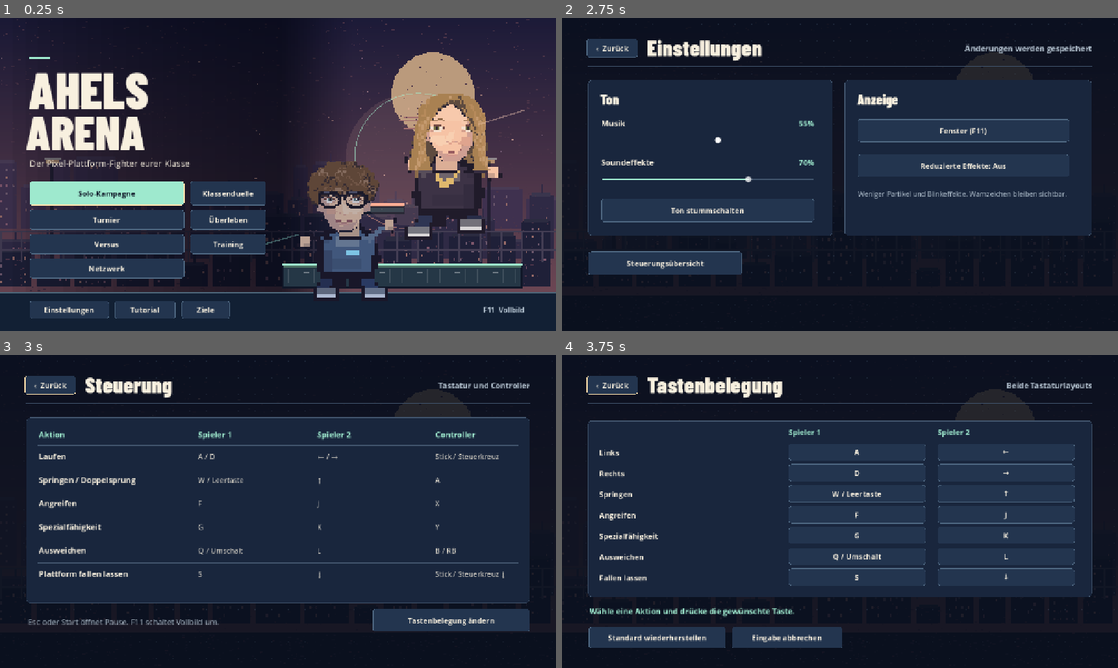
Above: before the commit, frames 1-4 (two rows, left to right).
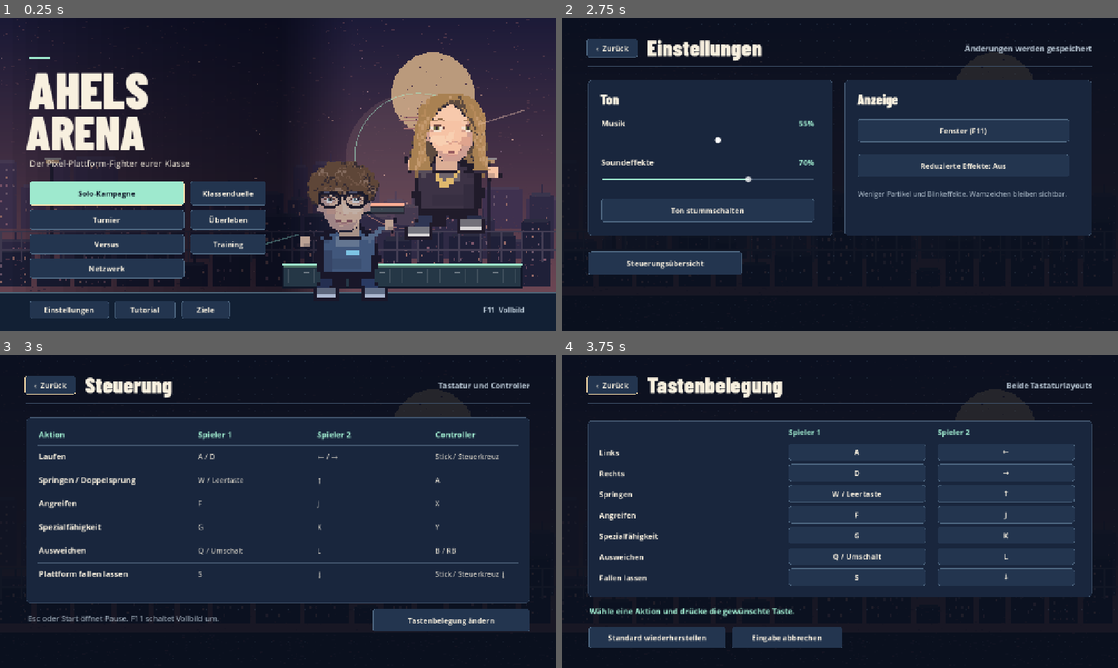
Above: after the commit, the same moments.

Repository: AHELS-Spiel/ahels-spiel
Game: Godot game, scene res://Main.tscn
The game is run twice, just before and just after one commit, with the same random seed, the same clock (stepped at 60 frames per second) and the same inputs.
Inputs:
- Up to frame 1 (0.25 s): no input
- Up to frame 2 (2.75 s): click "Klassenduelle" at 0.5 s; click "‹ Zurück" at 1.25 s; click "Einstellungen" at 2 s
- Up to frame 3 (3 s): click "Steuerungsübersicht" at 2.75 s
- Up to frame 4 (3.75 s): click "Tastenbelegung ändern" at 3.5 s

Frames 1-2 are identical in both runs. In frame 3, 0.5% of the frame differs, in the area x 5-40%, y 83-87%; in frame 4, nothing differs.

Commit message:
Trigger class voices from conflict-free keyboard shortcuts

Diff:
--- a/codex/ahels-spiel-referenz/project.godot
+++ b/codex/ahels-spiel-referenz/project.godot
@@ -2,7 +2,7 @@
 
 [application]
 config/name="AHELS Arena"
-config/version="5.1"
+config/version="5.2"
 run/main_scene="res://Main.tscn"
 config/features=PackedStringArray("4.6", "GL Compatibility")
 config/icon="res://assets/icon.png"
--- a/codex/ahels-spiel-referenz/src/arena_keys.gd
+++ b/codex/ahels-spiel-referenz/src/arena_keys.gd
@@ -7,6 +7,11 @@
 ]
 const ACTION_NAMES := ["Links", "Rechts", "Springen", "Angreifen", "Spezialfähigkeit", "Ausweichen", "Fallen lassen"]
 const RESERVED := [KEY_ESCAPE, KEY_TAB, KEY_ENTER, KEY_KP_ENTER, KEY_F11, KEY_R, KEY_F2]
+const VOICE_CANDIDATES := [
+	KEY_F3, KEY_F4, KEY_F5, KEY_F6, KEY_F7, KEY_F8, KEY_F9, KEY_F10, KEY_F12,
+	KEY_V, KEY_B, KEY_M, KEY_N, KEY_C, KEY_X, KEY_Z, KEY_Y, KEY_U, KEY_I, KEY_O, KEY_P,
+	KEY_H, KEY_T, KEY_E, KEY_W, KEY_A, KEY_S, KEY_D, KEY_F, KEY_G, KEY_J, KEY_K, KEY_L, KEY_Q,
+]
 
 var layouts: Array = DEFAULTS.duplicate(true)
 
@@ -44,27 +49,40 @@
 	return ""
 
 
+func voice_shortcuts() -> Array[int]:
+	var keys: Array[int] = []
+	for key: int in VOICE_CANDIDATES:
+		if conflict(key, Vector2i(-1, -1)).is_empty():
+			keys.append(key)
+			if keys.size() == 2:
+				break
+	return keys
+
+
+func key_caption(key: int) -> String:
+	var display_key := key
+	if DisplayServer.get_name() != "headless":
+		var translated := DisplayServer.keyboard_get_keycode_from_physical(key)
+		if translated != KEY_NONE:
+			display_key = translated
+	match display_key:
+		KEY_SPACE:
+			return "Leertaste"
+		KEY_SHIFT:
+			return "Umschalt"
+		KEY_LEFT:
+			return "←"
+		KEY_RIGHT:
+			return "→"
+		KEY_UP:
+			return "↑"
+		KEY_DOWN:
+			return "↓"
+	return OS.get_keycode_string(display_key)
+
+
 func caption(player: int, action: int) -> String:
 	var names := PackedStringArray()
 	for key: int in layouts[player][action]:
-		var display_key := key
-		if DisplayServer.get_name() != "headless":
-			var translated := DisplayServer.keyboard_get_keycode_from_physical(key)
-			if translated != KEY_NONE:
-				display_key = translated
-		match display_key:
-			KEY_SPACE:
-				names.append("Leertaste")
-			KEY_SHIFT:
-				names.append("Umschalt")
-			KEY_LEFT:
-				names.append("←")
-			KEY_RIGHT:
-				names.append("→")
-			KEY_UP:
-				names.append("↑")
-			KEY_DOWN:
-				names.append("↓")
-			_:
-				names.append(OS.get_keycode_string(display_key))
+		names.append(key_caption(key))
 	return " / ".join(names)
--- a/codex/ahels-spiel-referenz/src/arena_view.gd
+++ b/codex/ahels-spiel-referenz/src/arena_view.gd
@@ -44,11 +44,22 @@
 var previous_state: ArenaBout
 var spotlight_id := -1
 var spotlight_until := 0.0
-
-
-func show_spotlight(id: int, seconds: float) -> void:
+var spotlight_caption := ""
+var voice_hint := ""
+var voice_status := ""
+var voice_status_until := 0.0
+
+
+func show_spotlight(id: int, seconds: float, caption: String = "") -> void:
 	spotlight_id = id
 	spotlight_until = clock + seconds
+	spotlight_caption = caption
+	voice_status_until = 0.0
+
+
+func show_voice_status(message: String) -> void:
+	voice_status = message
+	voice_status_until = clock + 1.7
 
 
 
@@ -141,6 +152,8 @@
 		draw_lesson()
 	elif bout.mode == "practice":
 		draw_practice()
+	if not voice_hint.is_empty() and bout.winner == ArenaBout.ONGOING:
+		draw_voice_prompt()
 	if bout.starts_in > 0.0:
 		draw_countdown()
 
@@ -360,8 +373,18 @@
 	draw_rect(area, Color("#162036"))
 	draw_rect(Rect2(area.position, Vector2(3, area.size.y)), accent)
 	draw_texture_rect(catalog.portraits[spotlight_id], Rect2(489, 120, 34, 37), false)
-	var caption: String = "%s · %s" % [fighter["name"], profile["callout"]]
+	var action := spotlight_caption if not spotlight_caption.is_empty() else String(profile["callout"])
+	var caption: String = "%s · %s" % [fighter["name"], action]
 	draw_string(BOLD, Vector2(532, 145), caption, HORIZONTAL_ALIGNMENT_LEFT, 258, 16, PAPER)
+
+
+func draw_voice_prompt() -> void:
+	var area := Rect2(22, 656, 286, 49)
+	draw_rect(area, Color("#101728"))
+	var active_status := clock < voice_status_until
+	draw_string(BOLD, Vector2(34, 675), "KLASSENSTIMMEN", HORIZONTAL_ALIGNMENT_LEFT, 262, 11, MINT)
+	draw_string(BOLD, Vector2(34, 693), voice_status if active_status else voice_hint,
+		HORIZONTAL_ALIGNMENT_LEFT, 262, 14, PAPER)
 
 
 func draw_status(index: int) -> void:
--- a/codex/ahels-spiel-referenz/src/bout.gd
+++ b/codex/ahels-spiel-referenz/src/bout.gd
@@ -755,7 +755,7 @@
 		sound_id = state["si"]
 		audio_queue.append(state["ls"])
 	var cue_id: int = state.get("ci", 0)
-	if cue_id != spotlight_serial:
+	if cue_id > spotlight_serial:
 		spotlight_serial = cue_id
 		spotlight_fighter = state.get("cf", -1)
 		if spotlight_fighter >= 0:
--- a/codex/ahels-spiel-referenz/src/main.gd
+++ b/codex/ahels-spiel-referenz/src/main.gd
@@ -84,6 +84,8 @@
 var voice_streams: Dictionary = {}
 var voices_enabled := true
 var last_voice_ms := -10000
+var match_voice_keys: Array[int] = []
+var match_voice_ids: Array[int] = []
 var track := ""
 var effects: Dictionary = {}
 var muted := false
@@ -324,16 +326,55 @@
 		player.play()
 
 
-func play_class_voice(id: int, preview: bool = false) -> void:
+func play_class_voice(id: int) -> bool:
 	if muted or quitting or DisplayServer.get_name() == "headless" or not voice_streams.has(id):
-		return
-	var now := Time.get_ticks_msec()
-	if not preview and (not voices_enabled or voice.playing or now - last_voice_ms < 5500):
-		return
+		return false
+	voice.stop()
 	voice.stream = voice_streams[id]
 	voice.play()
 	apply_music_level()
-	last_voice_ms = now
+	last_voice_ms = Time.get_ticks_msec()
+	return true
+
+
+func refresh_match_voice_controls() -> void:
+	match_voice_keys = keyboard.voice_shortcuts()
+	match_voice_ids.clear()
+	view.voice_hint = ""
+	if bout.mode == "training":
+		return
+	var local_slot := 1 if bout.mode == "network" and not link.hosting else 0
+	for slot in [local_slot, 1 - local_slot]:
+		if slot >= bout.fighters.size():
+			continue
+		var id: int = bout.fighters[slot].id
+		if voice_streams.has(id) and id not in match_voice_ids:
+			match_voice_ids.append(id)
+	var labels := PackedStringArray()
+	for index in match_voice_ids.size():
+		labels.append("%s  %s" % [keyboard.key_caption(match_voice_keys[index]),
+			fighter_name(match_voice_ids[index])])
+	view.voice_hint = "     ".join(labels)
+
+
+func handle_voice_shortcut(key: int) -> bool:
+	if screen != "bout" or paused or bout.winner != ArenaBout.ONGOING or bout.mode == "training":
+		return false
+	var index := match_voice_keys.find(key)
+	if index < 0 or index >= match_voice_ids.size():
+		return false
+	if not voices_enabled or muted:
+		view.show_voice_status("Klassenstimmen sind aus." if not voices_enabled else "Ton ist stumm.")
+		return true
+	var id := match_voice_ids[index]
+	if play_class_voice(id):
+		view.show_spotlight(id, spotlight_display_time(id), "Stimme")
+	return true
+
+
+func spotlight_display_time(id: int) -> float:
+	var stream: AudioStream = voice_streams[id]
+	return maxf(1.8, stream.get_length())
 
 
 func update_match_music() -> void:
@@ -374,11 +415,11 @@
 		play_sound(cue)
 	bout.audio_queue.clear()
 	for id in bout.spotlight_queue:
-		if id not in catalog.class_duel_fighters or voice_is_playing():
+		if paused or id not in catalog.class_duel_fighters or voice_is_playing():
 			continue
-		play_class_voice(id)
-		var display_time := maxf(1.8, voice.stream.get_length()) if voice_is_playing() else 1.8
-		view.show_spotlight(id, display_time)
+		var play_now := voices_enabled and Time.get_ticks_msec() - last_voice_ms >= 5500
+		var played := play_now and play_class_voice(id)
+		view.show_spotlight(id, spotlight_display_time(id) if played else 1.8)
 	bout.spotlight_queue.clear()
 	if bout.mode == "training" and bout.tutorial_step == 5 and not heard_lesson and not paused:
 		heard_lesson = true
@@ -425,6 +466,9 @@
 			get_viewport().set_input_as_handled()
 		elif event.physical_keycode == KEY_ESCAPE and not option_is_open():
 			go_back()
+			get_viewport().set_input_as_handled()
+		elif not (event.alt_pressed or event.ctrl_pressed or event.meta_pressed) \
+				and handle_voice_shortcut(event.physical_keycode):
 			get_viewport().set_input_as_handled()
 		elif screen == "bout" and bout.mode == "practice" and not paused:
 			match event.physical_keycode:
@@ -575,7 +619,7 @@
 			HORIZONTAL_ALIGNMENT_LEFT, null, true)
 		if voice_streams.has(id):
 			var voice_button := button("Stimme anhören", Rect2(x + 19, 544, 336, 37),
-				play_class_voice.bind(id, true))
+				play_class_voice.bind(id))
 			voice_button.disabled = muted
 			label(profile["voice_note"], Rect2(x + 20, 511, 334, 30), 13, TEXT, DIM)
 		var duel := button("Gegen %s spielen" % fighter_name(id), Rect2(x + 19, 593, 336, 45),
@@ -733,7 +777,12 @@
 			label(aliases, Rect2(columns[player + 1], y, 253, 41), 17)
 		label(pads[row], Rect2(columns[3], y, 192, 41), 17)
 	label("Esc oder Start öffnet Pause. F11 schaltet Vollbild um.",
-		Rect2(64, 594, 760, 40), 18, TEXT, DIM)
+		Rect2(64, 589, 760, 35), 18, TEXT, DIM)
+	if not voice_streams.is_empty():
+		var keys := keyboard.voice_shortcuts()
+		var shortcuts := "%s / %s" % [keyboard.key_caption(keys[0]), keyboard.key_caption(keys[1])]
+		label(shortcuts + " spielt die im Kampf angezeigten Stimmen ab.",
+			Rect2(64, 625, 760, 36), 17, TEXT, DIM)
 	button("Tastenbelegung ändern", Rect2(858, 584, 361, 53), show_bindings)
 	back.grab_focus()
 
@@ -1318,6 +1367,8 @@
 		bout.reset_position(1, false)
 	view.bout = bout
 	view.spotlight_id = -1
+	view.voice_status_until = 0.0
+	refresh_match_voice_controls()
 	view.match_context = ""
 	if mode == "survival":
 		view.match_context = "ÜBERLEBEN · WELLE %d / %d" % [survival_wave + 1, SURVIVAL_DIFFICULTIES.size()]
@@ -1354,6 +1405,8 @@
 
 
 func show_pause() -> void:
+	stop_class_voice()
+	view.spotlight_id = -1
 	pause_page = ""
 	paused = true
 	make_ui()
@@ -1402,6 +1455,7 @@
 func resume_bout() -> void:
 	pause_page = ""
 	paused = false
+	refresh_match_voice_controls()
 	make_ui()
 
 
--- a/codex/ahels-spiel-referenz/tests/class_duels.gd
+++ b/codex/ahels-spiel-referenz/tests/class_duels.gd
@@ -4,7 +4,16 @@
 const STEFAN := 4
 const VALENTIN := 9
 const LUKAS := 10
-var app: ArenaApp
+class ShortcutApp extends ArenaApp:
+	var heard: Array[int] = []
+
+	func play_class_voice(id: int) -> bool:
+		if not voice_streams.has(id):
+			return false
+		heard.append(id)
+		return true
+
+var app: ShortcutApp
 var errors := 0
 
 
@@ -19,7 +28,7 @@
 
 
 func run() -> void:
-	app = ArenaApp.new()
+	app = ShortcutApp.new()
 	root.add_child(app)
 	app.set_physics_process(false)
 	check(press("Klassenduelle"), "Klassenduelle aus dem Hauptmenü")
@@ -36,7 +45,8 @@
 	check_ring_out()
 	check_guard()
 	check_projectile()
-	print("Klassenduelle, Zuordnung und Netzwerksynchronisierung geprüft.")
+	await check_voice_key()
+	print("Klassenduelle, Stimmenzuordnung, Stimmtasten und Netzwerksynchronisierung geprüft.")
 	app.queue_free()
 	await process_frame
 	quit(0 if errors == 0 else 1)
@@ -59,9 +69,15 @@
 	bout.ring_out(1)
 	check(bout.spotlight_queue == [STEFAN], "Stefan wird für seinen Ring-out eingeblendet")
 	var guest := ArenaBout.new(app.catalog, 6, STEFAN, LUKAS, "network")
-	guest.apply_snapshot(bout.snapshot())
-	guest.apply_snapshot(bout.snapshot())
-	check(guest.spotlight_queue == [STEFAN], "Netzwerk übernimmt den Einwurf genau einmal")
+	var current := bout.snapshot()
+	guest.apply_snapshot(current)
+	guest.apply_snapshot(current)
+	var older := current.duplicate(true)
+	older["ci"] = 0
+	older["cf"] = LUKAS
+	guest.apply_snapshot(older)
+	guest.apply_snapshot(current)
+	check(guest.spotlight_queue == [STEFAN], "Netzwerk übernimmt den neuesten Einwurf genau einmal")
 	bout.reset_position(1, false)
 	bout.hit(1, 9.0, 1, Color.WHITE)
 	bout.time += 5.0
@@ -89,3 +105,60 @@
 		bout.tick(DT, 0, 0, 0, 0)
 	check(bout.spotlight_queue == [VALENTIN], "Valentin setzt seine Impulslinie aus Abstand ein")
 	check(bout.fighters[0].balance > 0.0, "Die Impulslinie hat getroffen")
+
+
+func check_voice_key() -> void:
+	for id in [STEFAN, LUKAS, VALENTIN]:
+		app.voice_streams[id] = AudioStreamWAV.new()
+
+	app.begin_bout(4, 0, LUKAS, "class_duel")
+	check(app.match_voice_keys[0] == KEY_F3 and app.match_voice_ids == [LUKAS], "F3 findet die Stimme des Gegners")
+	await key_press(KEY_F3)
+	check(app.heard == [LUKAS] and app.view.spotlight_caption == "Stimme", "F3 löst Lukas' Stimme aus")
+	await key_press(KEY_F3, true)
+	check(app.heard == [LUKAS], "Tastenwiederholung startet keine Stimme")
+
+	app.begin_bout(6, STEFAN, VALENTIN, "local")
+	await key_press(KEY_F3)
+	await key_press(KEY_F4)
+	check(app.heard == [LUKAS, STEFAN, VALENTIN], "Zwei Stimmen auf F3 und F4")
+
+	app.voices_enabled = false
+	await key_press(KEY_F3)
+	check(app.heard.size() == 3 and app.view.voice_status == "Klassenstimmen sind aus.", "Deaktivierte Stimmen")
+	app.voices_enabled = true
+	app.muted = true
+	await key_press(KEY_F3)
+	check(app.heard.size() == 3 and app.view.voice_status == "Ton ist stumm.", "Stummschaltung")
+	app.muted = false
+
+	app.show_pause()
+	await key_press(KEY_F3)
+	check(app.heard.size() == 3, "Tasten sind in der Pause inaktiv")
+	var layout := ArenaKeys.DEFAULTS.duplicate(true)
+	layout[0][3] = [KEY_F3]
+	app.keyboard.load_layouts(layout)
+	app.resume_bout()
+	check(app.keyboard.layouts[0][3] == [KEY_F3] and app.match_voice_keys == [KEY_F4, KEY_F5],
+		"Vorhandene Angriffsbelegung bleibt erhalten")
+	await key_press(KEY_F3)
+	await key_press(KEY_F4)
+	check(app.heard == [LUKAS, STEFAN, VALENTIN, STEFAN], "Nur die neue Stimmtaste löst aus")
+	app.keyboard.restore_defaults()
+
+	app.begin_bout(6, STEFAN, VALENTIN, "network")
+	check(app.match_voice_ids == [VALENTIN, STEFAN], "Gast hört zuerst seine eigene Figur")
+	app.bout.winner = 0
+	await key_press(KEY_F3)
+	check(app.heard.size() == 4, "Rundenende deaktiviert die Stimmtaste")
+
+
+func key_press(key: int, echo: bool = false) -> void:
+	for pressed in [true, false]:
+		var event := InputEventKey.new()
+		event.physical_keycode = key
+		event.keycode = key
+		event.pressed = pressed
+		event.echo = echo
+		Input.parse_input_event(event)
+		await process_frame
Not shown, changed: codex/ahels-spiel-referenz/export_presets.cfg
